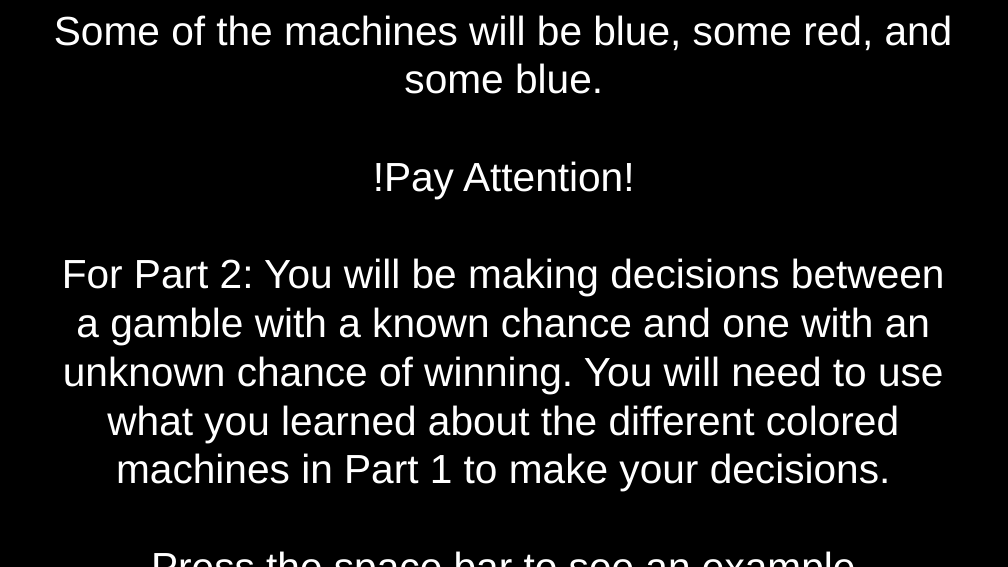
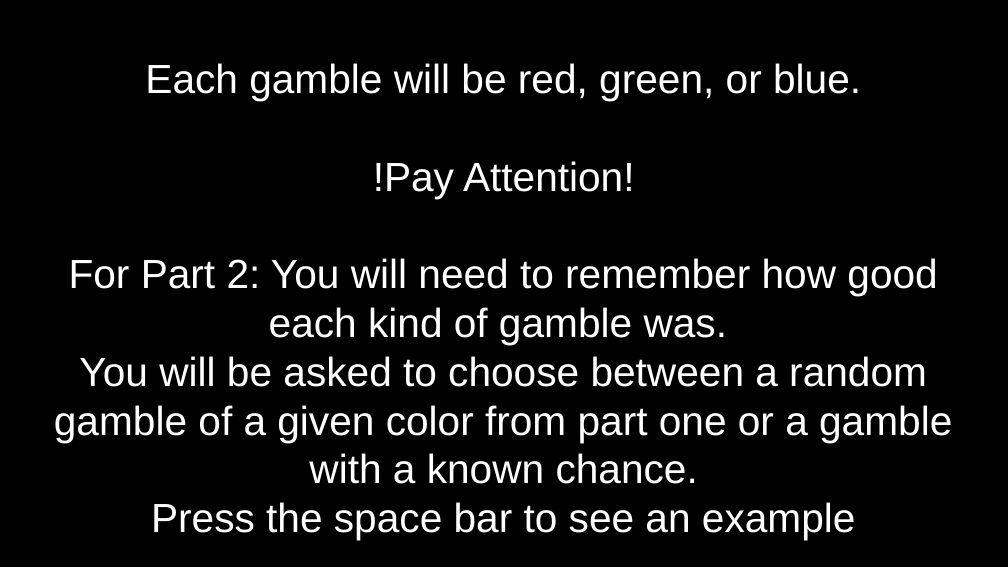
Before and after one commit to jbdenniso/Amb_aversion_task, a slide deck: slide 4 of AmbAver/Amb_Aver/code/Instructions.odp. Drawn at 1008x567 pixels with LibreOffice and Linux fonts; fonts in the diff are those of the drawing. Boxes give left, top, right and bottom in pixels: in the first picture for what was removed or moved away, otherwise in the second. Text is boxed around its words. In the diff, an @@ line names an element or a change of style, - is before the commit and + after.

```diff
--- a/AmbAver/Amb_Aver/code/Instructions.odp
+++ b/AmbAver/Amb_Aver/code/Instructions.odp
@@ subtitle "Each gamble will be red, ...": place and size @@
-subtitle "Each gamble will be red, ..." at <box>54,15,953,491</box>
+subtitle "Each gamble will be red, ..." at <box>54,63,952,540</box>
@@ subtitle at <box>145,63,861,101</box>: text changed @@
-Some of the machines will be blue, some red, and some blue.
+Each gamble will be red, green, or blue.
@@ subtitle at <box>54,258,952,484</box>: text changed @@
-For Part 2: You will be making decisions between a gamble with a known chance and one with an unknown chance of winning. You will need to use what you learned about the different colored machines in Part 1 to make your decisions.
+For Part 2: You will need to remember how good each kind of gamble was.
+You will be asked to choose between a random gamble of a given color from part one or a gamble with a known chance.
```
Also in this commit, not shown: 3 other slides changed, 2 slides added, 2 slides removed, 19 other files.
